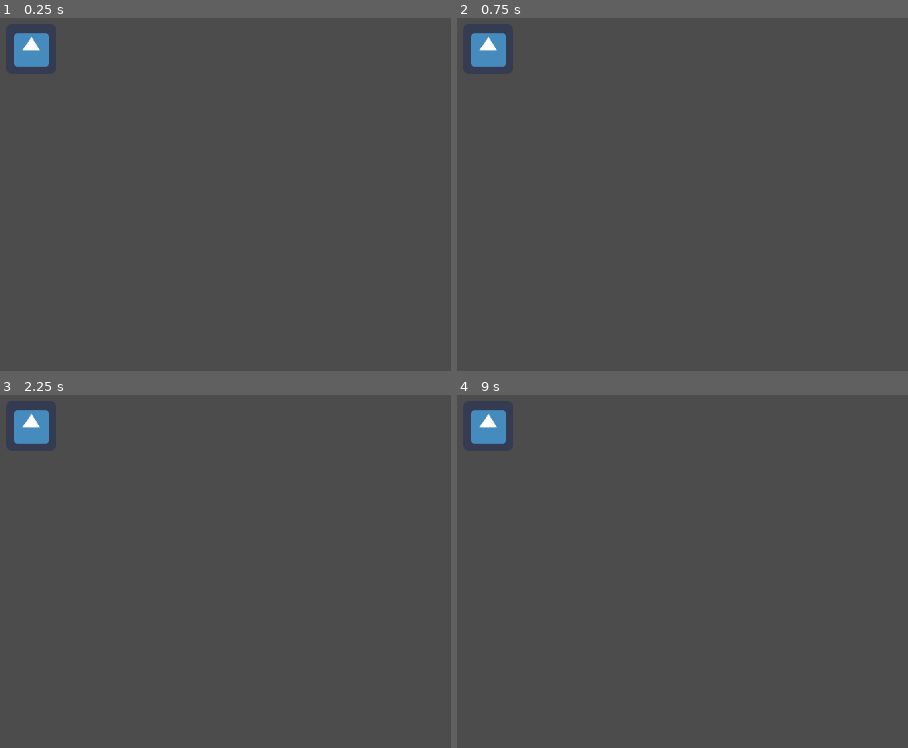
Above: before the commit, frames 1-4 (two rows, left to right).
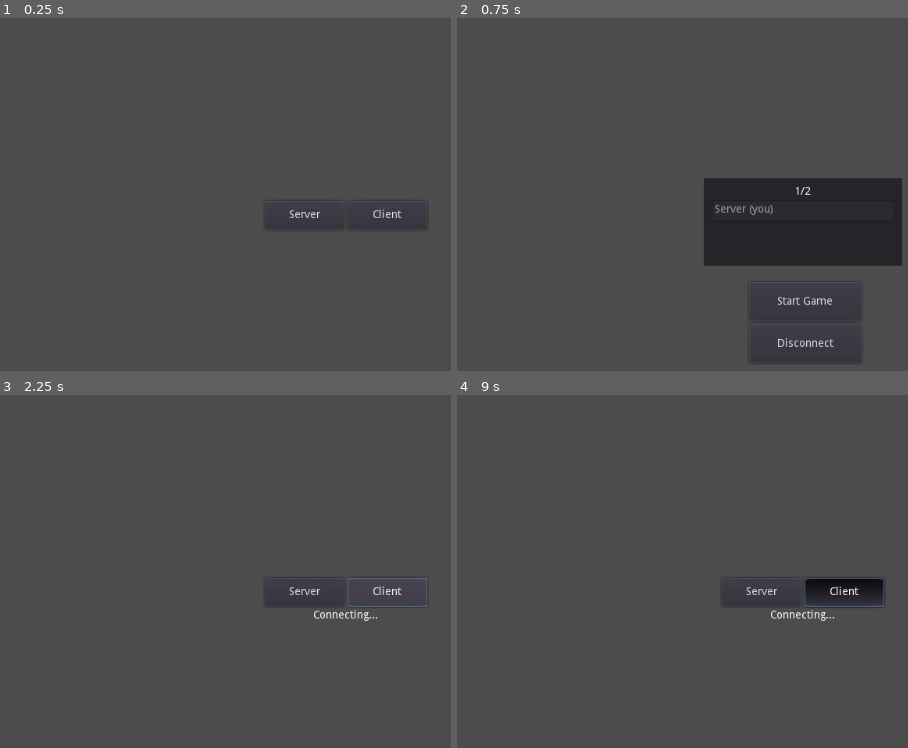
Above: after the commit, the same moments.

Repository: TRushton95/Shard
Game: Godot game, scene res://Main.tscn
Same seed, same stepped clock (60 frames per second), same inputs: the game is played once before the commit and once after it. The engine's default icon, where the game draws it, is replaced by a stand-in: a white triangle on a blue panel in a dark square.
Inputs (mouse positions are in pixels of both pictures, inside the frame that each line leads up to):
- Up to frame 1 (0.25 s): no input
- Up to frame 2 (0.75 s): click (763, 215) at 0.5 s, where only the run after the commit has a clickable "Server"
- Up to frame 3 (2.25 s): click (347, 719) at 1.25 s, where only the run after the commit has a clickable "Disconnect"; click (387, 592) at 2 s, where only the run after the commit has a clickable "Client"
- Up to frame 4 (9 s): click (844, 592) at 2.75 s, where only the run after the commit has a clickable "Client"; click (844, 592) at 3.5 s, where only the run after the commit has a clickable "Client"; tap Enter at 4.25, 5.75, 7.25 s; move the mouse to (outside the picture) at 4.27 s; click (outside the picture) at 4.42 s; tap Space at 5, 6.5, 8 s; move the mouse to (641, 620) at 5.02 s; click (641, 620) at 5.17 s; move the mouse to (880, 497) at 5.77 s; click (880, 497) at 5.92 s; move the mouse to (763, 691) at 6.52 s; click (763, 691) at 6.67 s; move the mouse to (outside the picture) at 7.27 s; click (outside the picture) at 7.42 s; move the mouse to (565, 529) at 8.02 s; click (565, 529) at 8.17 s; move the mouse to (844, 599) at 8.77 s; click (844, 599) at 8.92 s

The runs differ from the first frame. In frame 1, 1.0% of the frame differs, in the area x 3-94%, y 4-60%; in frame 2, 12%, in the area x 3-99%, y 4-98%; in frame 3, 1.2%; in frame 4, 2.4%.

Commit message:
Created basic lobby system

Diff:
--- a/Src/Gameplay/Entities/Unit.gd
+++ b/Src/Gameplay/Entities/Unit.gd
@@ -1,27 +1,31 @@
 extends KinematicBody2D
 
-var path : PoolVector2Array
+var _path : PoolVector2Array
 var speed := 250
 
 signal path_finished
 
 func _process(delta: float) -> void:
-	if path && path.size() > 0:
+	if _path && _path.size() > 0:
 		_move_along_path(delta)
+
+
+remotesync func set_path(path: PoolVector2Array) -> void:
+	_path = path
 
 
 func _move_along_path(delta: float) -> void:
 	var distance_to_walk = delta * speed
 
-	while distance_to_walk > 0 && path.size() > 0:
-		var distance_to_next_point = position.distance_to(path[0])
+	while distance_to_walk > 0 && _path.size() > 0:
+		var distance_to_next_point = position.distance_to(_path[0])
 		if distance_to_walk <= distance_to_next_point:
-			position += position.direction_to(path[0]) * distance_to_walk
+			position += position.direction_to(_path[0]) * distance_to_walk
 		else:
-			position = path[0]
-			path.remove(0)
+			position = _path[0]
+			_path.remove(0)
 
 		distance_to_walk -= distance_to_next_point
 
-		if path.size() == 0:
+		if _path.size() == 0:
 			emit_signal("path_finished")
--- a/Src/Gameplay/Maps/Map.gd
+++ b/Src/Gameplay/Maps/Map.gd
@@ -1,4 +1,9 @@
 extends Node
+
+
+func _on_client_connected(id: int) -> void:
+	pass
+
 
 
 func _unhandled_input(event):
@@ -7,8 +12,13 @@
 
 		$PathDebug.points = path
 		$PathDebug.show()
-		$Unit.path = path
+		get_node(get_tree().get_network_unique_id()).rpc("set_path", path)
 
 
 func _on_Unit_path_finished():
 	$PathDebug.hide()
+
+
+func _ready():
+	get_tree().connect("network_peer_connected", self, "_on_client_connected")
+#	get_tree().connect("network_peer_disconnected", self, "_on_client_disconnected")
--- a/Src/Gameplay/Maps/Map.tscn
+++ b/Src/Gameplay/Maps/Map.tscn
@@ -1,6 +1,5 @@
-[gd_scene load_steps=4 format=2]
+[gd_scene load_steps=3 format=2]
 
-[ext_resource path="res://Gameplay/Entities/Unit.tscn" type="PackedScene" id=1]
 [ext_resource path="res://Gameplay/Maps/Map.gd" type="Script" id=2]
 
 [sub_resource type="NavigationPolygon" id=1]
@@ -11,9 +10,6 @@
 [node name="Map" type="Node2D"]
 script = ExtResource( 2 )
 
-[node name="Unit" parent="." instance=ExtResource( 1 )]
-position = Vector2( 109, 78 )
-
 [node name="PathDebug" type="Line2D" parent="."]
 width = 1.0
 default_color = Color( 1, 1, 1, 1 )
@@ -22,4 +18,3 @@
 
 [node name="NavigationPolygonInstance" type="NavigationPolygonInstance" parent="Navigation2D"]
 navpoly = SubResource( 1 )
-[connection signal="path_finished" from="Unit" to="." method="_on_Unit_path_finished"]
--- /dev/null
+++ b/Src/Lobby/Lobby.gd
@@ -0,0 +1,25 @@
+extends Control
+
+signal start_game_button_pressed
+signal disconnect_button_pressed
+
+var player_name: String
+
+
+func _on_StartGameButton_pressed():
+	pass # Replace with function body.
+
+
+func _on_DisconnectButton_pressed():
+	emit_signal("disconnect_button_pressed")
+
+
+func set_players(players: Dictionary) -> void:
+	var player_list = $Panel/MarginContainer/VBoxContainer/PlayerList
+	player_list.clear()
+	player_list.add_item(player_name + " (you)")
+
+	for player in players.values():
+		player_list.add_item(player)
+
+	$Panel/MarginContainer/VBoxContainer/PlayerCountLabel.text = str(players.size() + 1) + "/2"
--- /dev/null
+++ b/Src/Lobby/Lobby.tscn
@@ -0,0 +1,78 @@
+[gd_scene load_steps=2 format=2]
+
+[ext_resource path="res://Lobby/Lobby.gd" type="Script" id=1]
+
+[node name="Lobby" type="Control"]
+anchor_right = 1.0
+anchor_bottom = 1.0
+script = ExtResource( 1 )
+__meta__ = {
+"_edit_use_anchors_": false
+}
+
+[node name="Panel" type="Panel" parent="."]
+anchor_left = 0.5
+anchor_top = 0.5
+anchor_right = 0.5
+anchor_bottom = 0.5
+margin_left = -127.0
+margin_top = -56.0
+margin_right = 127.0
+margin_bottom = 56.0
+__meta__ = {
+"_edit_use_anchors_": false
+}
+
+[node name="MarginContainer" type="MarginContainer" parent="Panel"]
+anchor_right = 1.0
+anchor_bottom = 1.0
+margin_left = 10.0
+margin_top = 10.0
+margin_right = -10.0
+margin_bottom = -10.0
+__meta__ = {
+"_edit_use_anchors_": false
+}
+
+[node name="VBoxContainer" type="VBoxContainer" parent="Panel/MarginContainer"]
+margin_right = 234.0
+margin_bottom = 92.0
+
+[node name="PlayerCountLabel" type="Label" parent="Panel/MarginContainer/VBoxContainer"]
+margin_right = 234.0
+margin_bottom = 14.0
+text = "1/2 Players"
+align = 1
+
+[node name="PlayerList" type="ItemList" parent="Panel/MarginContainer/VBoxContainer"]
+margin_top = 18.0
+margin_right = 234.0
+margin_bottom = 27.0
+max_text_lines = 2
+auto_height = true
+
+[node name="VBoxContainer" type="VBoxContainer" parent="Panel"]
+margin_left = 58.0
+margin_top = 133.0
+margin_right = 202.0
+margin_bottom = 188.0
+__meta__ = {
+"_edit_use_anchors_": false
+}
+
+[node name="StartGameButton" type="Button" parent="Panel/VBoxContainer"]
+margin_right = 144.0
+margin_bottom = 50.0
+rect_min_size = Vector2( 0, 50 )
+size_flags_vertical = 3
+text = "Start Game"
+
+[node name="DisconnectButton" type="Button" parent="Panel/VBoxContainer"]
+margin_top = 54.0
+margin_right = 144.0
+margin_bottom = 104.0
+rect_min_size = Vector2( 0, 50 )
+size_flags_horizontal = 3
+text = "Disconnect"
+[connection signal="pressed" from="Panel/VBoxContainer/StartGameButton" to="." method="_on_StartGameButton_pressed"]
+[connection signal="pressed" from="Panel/VBoxContainer/DisconnectButton" to="." method="_on_DisconnectButton_pressed"]
--- /dev/null
+++ b/Src/Login/Login.gd
@@ -0,0 +1,12 @@
+extends Control
+
+signal server_button_pressed
+signal client_button_pressed
+
+
+func _on_ServerButton_pressed():
+	emit_signal("server_button_pressed")
+
+
+func _on_ClientButton_pressed():
+	emit_signal("client_button_pressed")
--- /dev/null
+++ b/Src/Login/Login.tscn
@@ -0,0 +1,56 @@
+[gd_scene load_steps=2 format=2]
+
+[ext_resource path="res://Login/Login.gd" type="Script" id=1]
+
+[node name="Login" type="Control"]
+anchor_right = 1.0
+anchor_bottom = 1.0
+script = ExtResource( 1 )
+__meta__ = {
+"_edit_use_anchors_": false
+}
+
+[node name="VBoxContainer" type="VBoxContainer" parent="."]
+anchor_left = 0.5
+anchor_top = 0.5
+anchor_right = 0.5
+anchor_bottom = 0.5
+margin_left = -104.0
+margin_top = -27.5
+margin_right = 104.0
+margin_bottom = 27.5
+__meta__ = {
+"_edit_use_anchors_": false
+}
+
+[node name="NetworkPanel" type="HBoxContainer" parent="VBoxContainer"]
+margin_right = 208.0
+margin_bottom = 37.0
+size_flags_horizontal = 3
+size_flags_vertical = 3
+__meta__ = {
+"_edit_use_anchors_": false
+}
+
+[node name="ServerButton" type="Button" parent="VBoxContainer/NetworkPanel"]
+margin_right = 102.0
+margin_bottom = 37.0
+size_flags_horizontal = 3
+size_flags_vertical = 3
+text = "Server"
+
+[node name="ClientButton" type="Button" parent="VBoxContainer/NetworkPanel"]
+margin_left = 106.0
+margin_right = 208.0
+margin_bottom = 37.0
+size_flags_horizontal = 3
+size_flags_vertical = 3
+text = "Client"
+
+[node name="Label" type="Label" parent="VBoxContainer"]
+margin_top = 41.0
+margin_right = 208.0
+margin_bottom = 55.0
+align = 1
+[connection signal="pressed" from="VBoxContainer/NetworkPanel/ServerButton" to="." method="_on_ServerButton_pressed"]
+[connection signal="pressed" from="VBoxContainer/NetworkPanel/ClientButton" to="." method="_on_ClientButton_pressed"]
--- /dev/null
+++ b/Src/Main.gd
@@ -0,0 +1,84 @@
+extends Node
+
+var lobby_scene = load("res://Lobby/Lobby.tscn")
+var login_scene = load("res://Login/Login.tscn")
+
+var player_list := {}
+var player_name : String
+
+
+func _on_connection_successful() -> void:
+	$Login/VBoxContainer/Label.text = ""
+	switch_to_lobby()
+
+
+func _on_server_disconnected() -> void:
+	switch_to_login()
+
+
+func _on_Login_server_button_pressed() -> void:
+	var peer = NetworkedMultiplayerENet.new()
+	peer.create_server(80, 2)
+	get_tree().set_network_peer(peer)
+	player_name = "Server"
+	switch_to_lobby()
+
+
+func _on_Login_client_button_pressed() -> void:
+	var peer = NetworkedMultiplayerENet.new()
+	peer.create_client("127.0.0.1", 80)
+	get_tree().set_network_peer(peer)
+	player_name = "Client"
+	$Login/VBoxContainer/Label.text = "Connecting..."
+
+
+func _on_connection_failed() -> void:
+	$Login/VBoxContainer/Label.text = "Connection failed"
+
+
+func _on_network_peer_connected(id) -> void:
+	rpc_id(id, "register_player", player_name)
+
+
+func _on_network_peer_disconnected(id) -> void:
+	player_list.erase(id)
+	get_node("Lobby").set_players(player_list)
+
+
+func _on_Lobby_disconnect_button_pressed() -> void:
+	switch_to_login()
+
+
+func _ready() -> void:
+	get_tree().connect("connected_to_server", self, "_on_connection_successful")
+	get_tree().connect("server_disconnected", self, "_on_server_disconnected")
+	get_tree().connect("connection_failed", self, "_on_connection_failed")
+	get_tree().connect("network_peer_connected", self, "_on_network_peer_connected")
+	get_tree().connect("network_peer_disconnected", self, "_on_network_peer_disconnected")
+
+
+remote func register_player(name) -> void:
+	var sender_id = get_tree().get_rpc_sender_id()
+	player_list[sender_id] = name
+	get_node("Lobby").set_players(player_list)
+
+
+func switch_to_lobby() -> void:
+	get_node("Login").queue_free()
+	var lobby = lobby_scene.instance()
+	lobby.player_name = player_name
+	add_child(lobby)
+	lobby.set_players(player_list)
+
+	lobby.connect("disconnect_button_pressed", self, "_on_Lobby_disconnect_button_pressed")
+
+
+func switch_to_login() -> void:
+	get_node("Lobby").queue_free()
+	var login = login_scene.instance()
+	add_child(login)
+	login.connect("server_button_pressed", self, "_on_Login_server_button_pressed")
+	login.connect("client_button_pressed", self, "_on_Login_client_button_pressed")
+
+	player_list.clear()
+	get_tree().set_network_peer(null)
--- a/Src/Main.tscn
+++ b/Src/Main.tscn
@@ -1,7 +1,11 @@
-[gd_scene load_steps=2 format=2]
+[gd_scene load_steps=3 format=2]
 
-[ext_resource path="res://Gameplay/Maps/Map.tscn" type="PackedScene" id=1]
+[ext_resource path="res://Login/Login.tscn" type="PackedScene" id=1]
+[ext_resource path="res://Main.gd" type="Script" id=2]
 
 [node name="Main" type="Node"]
+script = ExtResource( 2 )
 
-[node name="Map" parent="." instance=ExtResource( 1 )]
+[node name="Login" parent="." instance=ExtResource( 1 )]
+[connection signal="client_button_pressed" from="Login" to="." method="_on_Login_client_button_pressed"]
+[connection signal="server_button_pressed" from="Login" to="." method="_on_Login_server_button_pressed"]
Not shown, added: Src/export_presets.cfg
